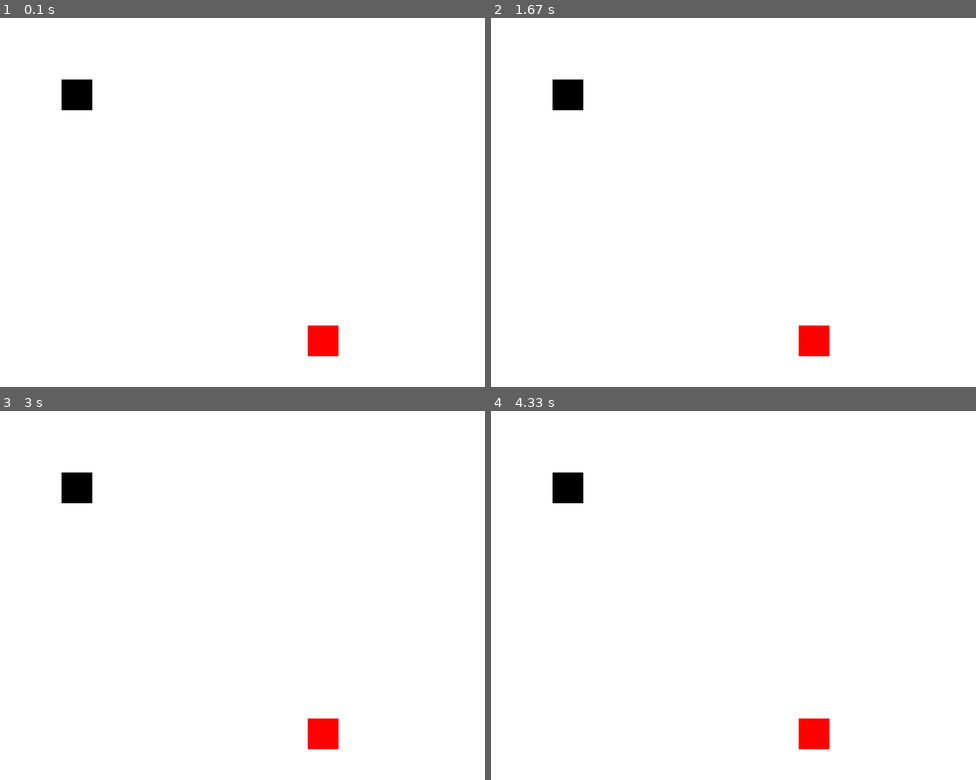
Above: before the commit, frames 1-4 (two rows, left to right).
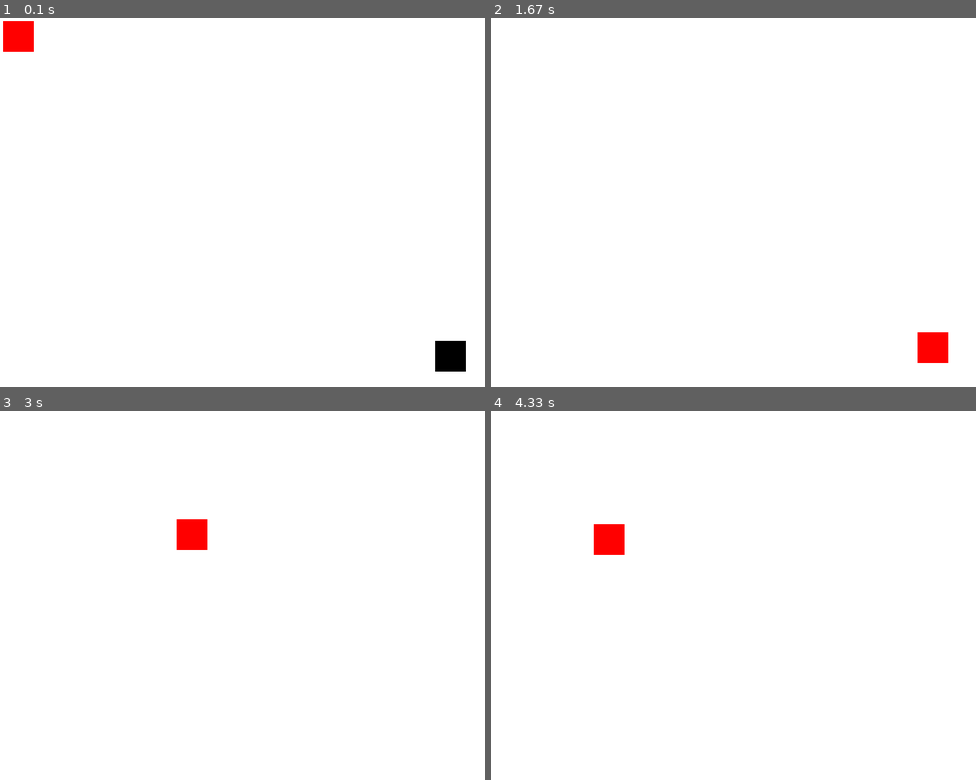
Above: after the commit, the same moments.

Repository: CodingAPE-Shawn/AE402-Python
Game: pygame game, started from one_collide.py
Same seed, same stepped clock (60 frames per second), same inputs: the game is played once before the commit and once after it.
Inputs (mouse positions are in pixels of both pictures, inside the frame that each line leads up to):
- Up to frame 1 (0.1 s): no input
- Up to frame 2 (1.67 s): click (942, 357) at 0.38 s; click (738, 224) at 0.72 s; click (583, 147) at 1.05 s; click (917, 331) at 1.38 s
- Up to frame 3 (3 s): click (257, 470) at 1.72 s; click (223, 691) at 2.05 s; click (227, 532) at 2.38 s; click (174, 518) at 2.72 s
- Up to frame 4 (4.33 s): click (864, 562) at 3.05 s; click (888, 588) at 3.38 s; click (840, 529) at 3.72 s; click (592, 525) at 4.05 s

The runs differ from the first frame. In frame 1, 2.1% of the frame differs, in the area x 0-97%, y 0-96%; in frame 2, 1.6%; in frame 3, 1.6%; in frame 4, 1.6%.

Commit message:
1127 實作

Diff:
--- a/one_collide.py
+++ b/one_collide.py
@@ -1,4 +1,6 @@
 import pygame
+import random
+
 white = (255,255,255)
 black = (0,0,0)
 red = (255,0,0)
@@ -6,31 +8,39 @@
 pygame.init()
 window_size = (800,600)
 screen = pygame.display.set_mode(window_size)
+pygame.display.set_caption('collide game')
 
-#block 被撞擊的方塊
-block_x = 100
-block_y = 100
+done = False
+clock = pygame.time.Clock()
+
+block_x = random.randrange(0,800)
+block_y = random.randrange(0,600)
 block_width = 50
 block_height = 50
 
-#player
-play_x = 500
-play_y  = 500
+player_x = 300
+player_y = 300
 player_width = 50
 player_height = 50
-
-done = False
-
-clock = pygame.time.Clock()
+collide = False
 
 while not done:
     for event in pygame.event.get():
         if event.type == pygame.QUIT:
             done = True
-    #play_x,play_y = pygame.mouse.get_pos()
+    #判斷碰撞
+    x_collide = block_x<player_x<block_x+block_width or block_x<player_x+player_width<block_x+block_width
+    y_collide = block_y<player_y<block_y+block_height or block_y<player_y+player_height<block_y+block_height
+    if x_collide and y_collide and not collide:
+        collide = True
+
+    player_x,player_y = pygame.mouse.get_pos()
     screen.fill(white)
-    pygame.draw.rect(screen,black,[100,100,50,50])
-    pygame.draw.rect(screen,red,[play_x,play_y,50,50])
+    pygame.draw.rect(screen, red, [player_x,player_y,player_width,player_height])
+    if not collide:
+        pygame.draw.rect(screen, black, [block_x,block_y,block_width,block_height])
+
+
     pygame.display.flip()
     clock.tick(40)
 
